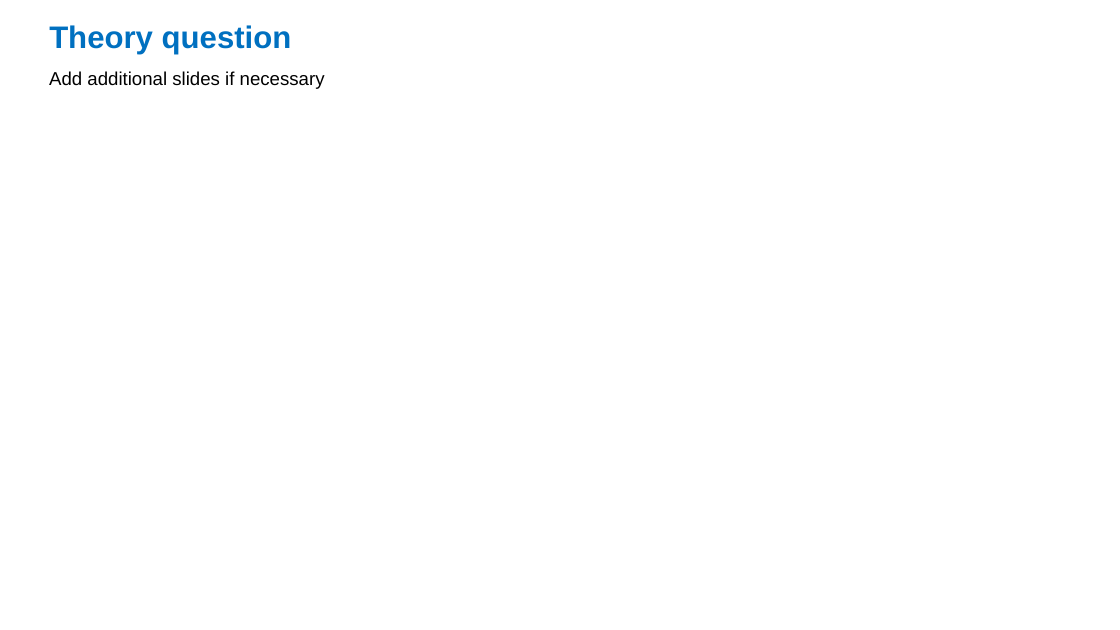
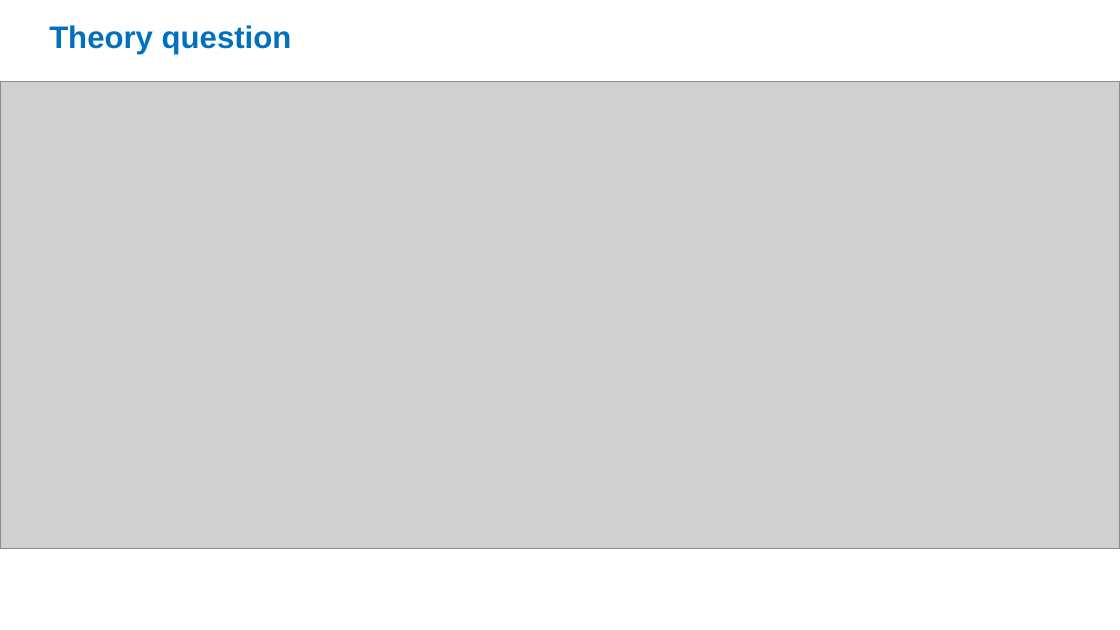
Before and after one commit to gonzaleznicolas/DL_A3, a slide deck: slide 16 of assignment3-nlp-template.pptx. Drawn at 1120x630 pixels with LibreOffice and Linux fonts; fonts in the diff are those of the drawing; grey boxes stand for pictures. Boxes give left, top, right and bottom in pixels: in the first picture for what was removed or moved away, otherwise in the second. Text is boxed around its words. In the diff, an @@ line names an element or a change of style, - is before the commit and + after.

```diff
--- a/assignment3-nlp-template.pptx
+++ b/assignment3-nlp-template.pptx
@@ picture added at (0, 82, 1120, 549) @@
@@ text removed at (49, 71, 325, 89) @@
-Add additional slides if necessary
```
Also in this commit, not shown: 1 other slide changed, 1 slide added.
